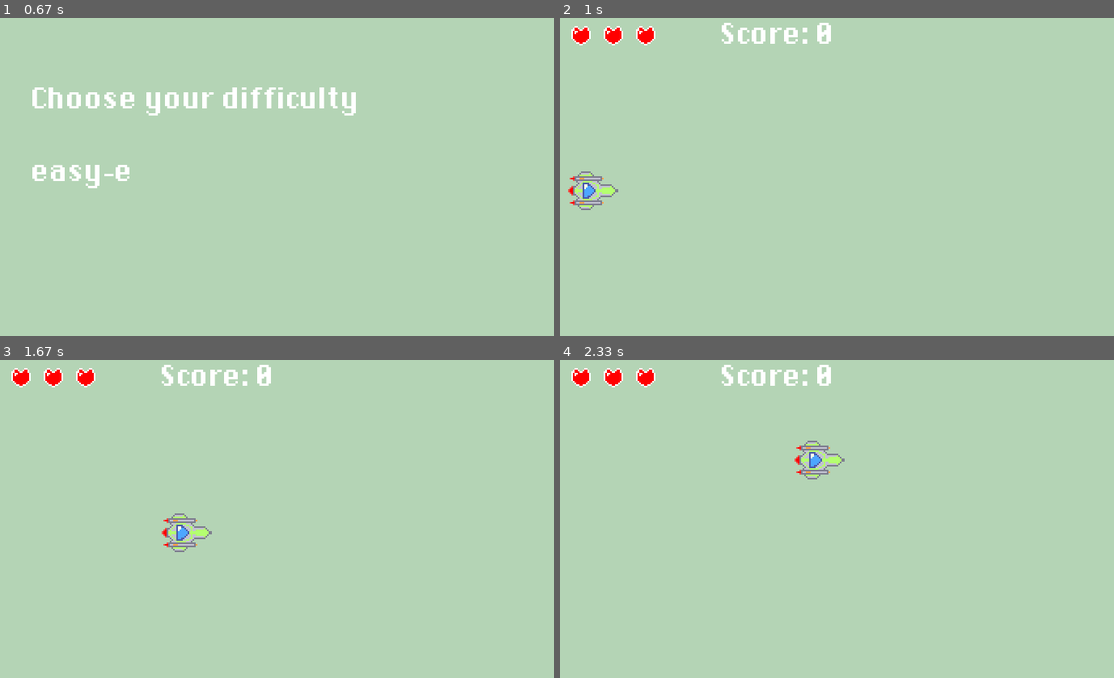
Above: before the commit, frames 1-4 (two rows, left to right).
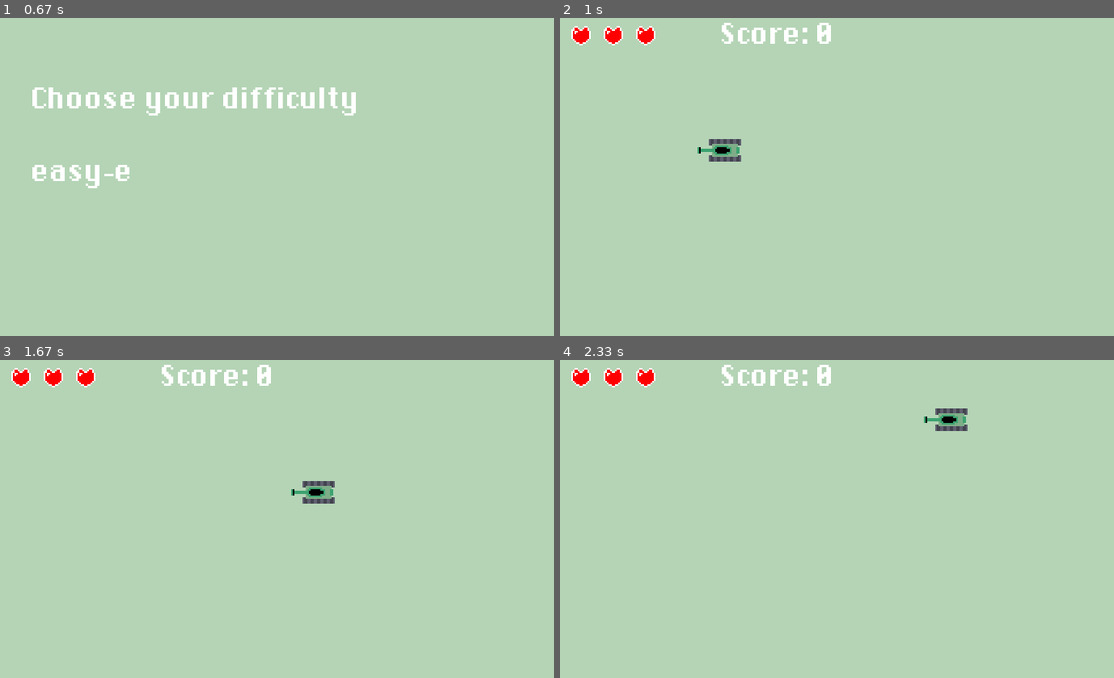
Above: after the commit, the same moments.

Repository: Tuti004/Eagle_defender
Game: pygame game, started from main.py
The game is run twice, just before and just after one commit, with the same random seed, the same clock (stepped at 60 frames per second) and the same inputs.
Inputs:
- Up to frame 1 (0.67 s): tap E at 0.33 s
- Up to frame 2 (1 s): tap E at 0.67 s
- Up to frame 3 (1.67 s): hold Space 1-1.47 s; hold D 1-1.47 s; hold D from 1.5 s (still down)
- Up to frame 4 (2.33 s): release D at 1.97 s; hold W 2-2.3 s

Frame 1 is identical in both runs. In frame 2, 1.1% of the frame differs, in the area x 1-33%, y 38-61%; in frame 3, 1.1%; in frame 4, 1.1%.

Commit message:
jugador implementado en juego y fin de round

Diff:
--- a/EagleDefenserV2.py
+++ b/EagleDefenserV2.py
@@ -20,10 +20,10 @@
         super().__init__()
         self.geometry("800x600")
 
-        self.button_login = customtkinter.CTkButton(self, text="Iniciar sesión", command=self.login)
+        self.button_login = customtkinter.CTkButton(self, text="Iniciar sesión", command=self.login,fg_color="transparent")
         self.button_login.place(relx=0.5, rely=0.5, anchor="center")
 
-        self.button_play = customtkinter.CTkButton(self, text="Jugar", command=self.play)
+        self.button_play = customtkinter.CTkButton(self, text="Jugar", command=self.play, fg_color="transparent")
         self.button_play.place(relx=0.5, rely=0.6, anchor="center")
 
     def login(self):
@@ -484,6 +484,91 @@
         else:
             return False
 
+#player class
+class Player(pygame.sprite.Sprite):
+    def __init__(self): #empieza clase Player
+        super().__init__() #parent class
+        self.sprite_path = pygame.image.load('assets/tank.png')
+        self.rect = self.sprite_path.get_rect()
+        self.image = self.sprite_path
+        self.rect = self.image.get_rect()
+        self.x = 200
+        self.y = 200
+        self.x_change = 0
+        self.y_change = 0
+        self.hearts = 6
+        self.speed = 1
+
+    def player_input(self): #esta funcion permite el moviento con wasd del jugador
+        keys = pygame.key.get_pressed()
+        if keys[pygame.K_w]:
+            self.y_change = -self.speed
+        if keys[pygame.K_w] == False:
+            self.y_change = 0
+
+        if keys[pygame.K_a]:
+            self.x_change = -self.speed
+        if keys[pygame.K_a] == False:
+            self.x_change = 0
+
+        if keys[pygame.K_s]:
+            self.y_change = +self.speed
+
+        if keys[pygame.K_d]:
+            self.x_change = +self.speed
+        if keys[pygame.K_SPACE]:
+            bullet_cd(self)
+
+    def apply_border(self): #esta funcion causa que el jugador no se pueda salir de los bordes
+        if self.x <= 30:
+            self.x = 30
+        if self.x >= 775:
+            self.x = 775
+        if self.y <= 50:
+            self.y = 50
+        if self.y >= 617:
+            self.y = 617
+
+    def update(self):  #update cada frame a cada uno de los atributos del jugador
+        self.player_input()
+        self.apply_border()
+        self.x += self.x_change
+        self.y += self.y_change
+        self.rect.midbottom = (self.x, self.y)
+        #if pygame.sprite.spritecollide(self, aliens, False):
+#            self.hearts = self.hearts-1
+
+player = pygame.sprite.Group() #spritegroup player
+player.add(Player()) #agrega a player al sprite group
+
+bullets = pygame.sprite.Group()
+last_shot_time = 0
+class PlayerBullet(pygame.sprite.Sprite):
+    def __init__(self, x, y): #el x y y aqui permite que cuando se agrege a bullets a su grupo de balas se ponga en las x y y del player
+        super().__init__()
+        self.sprite_path = pygame.image.load('assets/bala_jugador.png')
+        self.rect = self.sprite_path.get_rect()
+        self.image = self.sprite_path
+        self.rect = self.image.get_rect()
+        self.rect.midbottom = (x, y)
+        self.speed = -4
+
+    def update(self):
+        self.rect.move_ip(self.speed, 0)
+        global last_shot_time
+        current_time = pygame.time.get_ticks()
+        if current_time - last_shot_time > 320:
+            self.kill()
+
+def bullet_cd(player): #cooldown de balas de jugador
+    global last_shot_time
+    current_time = pygame.time.get_ticks()
+    if current_time - last_shot_time < 600: #cooldown
+        return
+    new_bullet = PlayerBullet(player.rect.centerx-32, player.rect.centery+15) #cada vez que termina el cooldown agrega la clase bala a su grupo. o sea dispara
+    bullets.add(new_bullet)
+    last_shot_time = current_time #le hace update al ultimo shot reseteando el cooldown
+
 class BlockScreen:
     def __init__(self):
         pygame.init()
@@ -507,6 +592,12 @@
         self.eagle_image = pygame.image.load("aguila3.png")
         self.eagle_rect = self.eagle_image.get_rect()
 
+        # timer
+        self.timer_duration = 90 * 1000  # 90 segundos
+        self.timer_start = pygame.time.get_ticks()
+        self.turn_timer_expired = False
+        self.confirmation_received = False
+
     def main_loop(self):
         running = True
         selected_block = None
@@ -519,40 +610,58 @@
             for event in pygame.event.get():
                 if event.type == pygame.QUIT:
                     running = False
-                elif event.type == pygame.MOUSEBUTTONDOWN:
-                    if event.button == 1:  # Botón izquierdo del ratón
-                        x, y = event.pos
-                        col = (x - grid_x) // self.cell_size
-                        row = (y - grid_y) // self.cell_size
-                        if 0 <= row < self.rows and 0 <= col < self.cols:
-                            # Comprueba si hay un bloque seleccionado en el inventario
-                            if self.grid[row][col] is None:
-                                if selected_block:
-                                    if self.inventory_defender.use_block(selected_block):
-                                        self.grid[row][col] = Block(row, col, self.cell_size)
+                elif self.turn_timer_expired == False:
+                    if event.type == pygame.MOUSEBUTTONDOWN:
+                        if event.button == 1:  # Botón izquierdo del ratón
+                            x, y = event.pos
+                            col = (x - grid_x) // self.cell_size
+                            row = (y - grid_y) // self.cell_size
+                            if 0 <= row < self.rows and 0 <= col < self.cols:
+                                # Comprueba si hay un bloque seleccionado en el inventario
+                                if self.grid[row][col] is None:
+                                    if selected_block:
+                                        if self.inventory_defender.use_block(selected_block):
+                                            self.grid[row][col] = Block(row, col, self.cell_size)
+                                        else:
+                                            message_timer = 100  # Mostrar mensaje durante 100 ciclos
                                     else:
-                                        message_timer = 100  # Mostrar mensaje durante 100 ciclos
+                                        print("Selecciona un tipo de bloque del inventario primero")
                                 else:
-                                    print("Selecciona un tipo de bloque del inventario primero")
-                            else:
-                                print("La celda ya está ocupada por un bloque")
-                elif event.type == pygame.KEYDOWN:
-                    if event.key == pygame.K_UP:
-                        eagle_y -= eagle_speed
-                    elif event.key == pygame.K_DOWN:
-                        eagle_y += eagle_speed
-                    if event.key == pygame.K_1:
-                        selected_block = "concreto"
-                    elif event.key == pygame.K_2:
-                        selected_block = "madera"
-                    elif event.key == pygame.K_3:
-                        selected_block = "acero"
-                    if event.key == pygame.K_LEFT:
-                         eagle_x -= eagle_speed
-                    elif event.key == pygame.K_RIGHT:
-                         eagle_x += eagle_speed
+                                    print("La celda ya está ocupada por un bloque")
+                    elif event.type == pygame.KEYDOWN:
+                        if event.key == pygame.K_UP:
+                            eagle_y -= eagle_speed
+                        elif event.key == pygame.K_DOWN:
+                            eagle_y += eagle_speed
+                        if event.key == pygame.K_1:
+                            selected_block = "concreto"
+                        elif event.key == pygame.K_2:
+                            selected_block = "madera"
+                        elif event.key == pygame.K_3:
+                            selected_block = "acero"
+                        if event.key == pygame.K_LEFT:
+                            eagle_x -= eagle_speed
+                        elif event.key == pygame.K_RIGHT:
+                            eagle_x += eagle_speed
+                elif self.turn_timer_expired == True:
+                    pass
 
             self.screen.fill((255, 255, 255))  # Llena la pantalla de blanco
+            current_time = pygame.time.get_ticks()
+            elapsed_time = current_time - self.timer_start
+            remaining_time = max(0, self.timer_duration - elapsed_time)
+            minutes, seconds = divmod(remaining_time // 1000, 60)
+
+            # Render and display the timer on the screen
+            font = pygame.font.Font(None, 36)
+            timer_text = font.render(f"Time: {minutes:02}:{seconds:02}", True, (0, 0, 0))
+            timer_rect = timer_text.get_rect(center=(self.screen.get_width() // 2, 30))
+            self.screen.blit(timer_text, timer_rect)
+
+            if remaining_time == 0 and not self.turn_timer_expired:
+                self.show_confirmation_screen()
+                self.turn_timer_expired = True
+
 
 
             # Calcula el tamaño del área de la cuadrícula
@@ -594,10 +703,30 @@
                 self.screen.blit(text, text_rect)
                 message_timer -= 1
 
+            if self.confirmation_received == True:
+                player.update()
+                player.draw(self.screen)
+                bullets.update()
+                bullets.draw(self.screen)
+
             pygame.display.flip()
 
         pygame.quit()
         sys.exit()
+
+
+    def show_confirmation_screen(self):
+        confirmation_font = pygame.font.Font(None, 40)
+        confirmation_text = confirmation_font.render("Turno completado. ¿Listo para el siguiente jugador?", True, (0, 0, 0))
+        confirmation_rect = confirmation_text.get_rect(center=(self.screen.get_width() // 2, self.screen.get_height() // 2))
+        self.screen.blit(confirmation_text, confirmation_rect)
+
+        pygame.display.flip()
+
+        while not self.confirmation_received:
+            for event in pygame.event.get():
+                if event.type == pygame.KEYDOWN and event.key == pygame.K_RETURN:
+                    self.confirmation_received = True
 
     def draw_inventory_block(self, x, y, block_type, count):
         block_color = (255, 255, 255)
--- a/main.py
+++ b/main.py
@@ -65,18 +65,18 @@
 class Player(pygame.sprite.Sprite):
     def __init__(self): #empieza clase Player
         super().__init__() #parent class
-        self.sprite_path = pygame.image.load('assets/cohete_jugador.png')
+        self.sprite_path = pygame.image.load('assets/tank.png')
         self.rect = self.sprite_path.get_rect()
         self.image = self.sprite_path
         self.rect = self.image.get_rect()
-        self.x = 40
-        self.y = screen_y/2
+        self.x = 200
+        self.y = 200
         self.x_change = 0
         self.y_change = 0
         self.hearts = 6
         self.speed = 5
 
-    def player_imput(self): #esta funcion permite el moviento con wasd del jugador
+    def player_input(self): #esta funcion permite el moviento con wasd del jugador
         keys = pygame.key.get_pressed()
         if keys[pygame.K_w]:
             self.y_change = -self.speed
@@ -107,7 +107,7 @@
             self.y = 500
 
     def update(self):  #update cada frame a cada uno de los atributos del jugador
-        self.player_imput()
+        self.player_input()
         self.apply_border()
         self.x += self.x_change
         self.y += self.y_change
@@ -128,7 +128,7 @@
         self.image = self.sprite_path
         self.rect = self.image.get_rect()
         self.rect.midbottom = (x, y)
-        self.speed = 10
+        self.speed = -10
 
     def update(self):
         self.rect.move_ip(self.speed, 0)
Binary file removed: assets/cohete_jugador.png
Binary file added: assets/tank.png
Not shown, changed: assets/background_music.mp3
